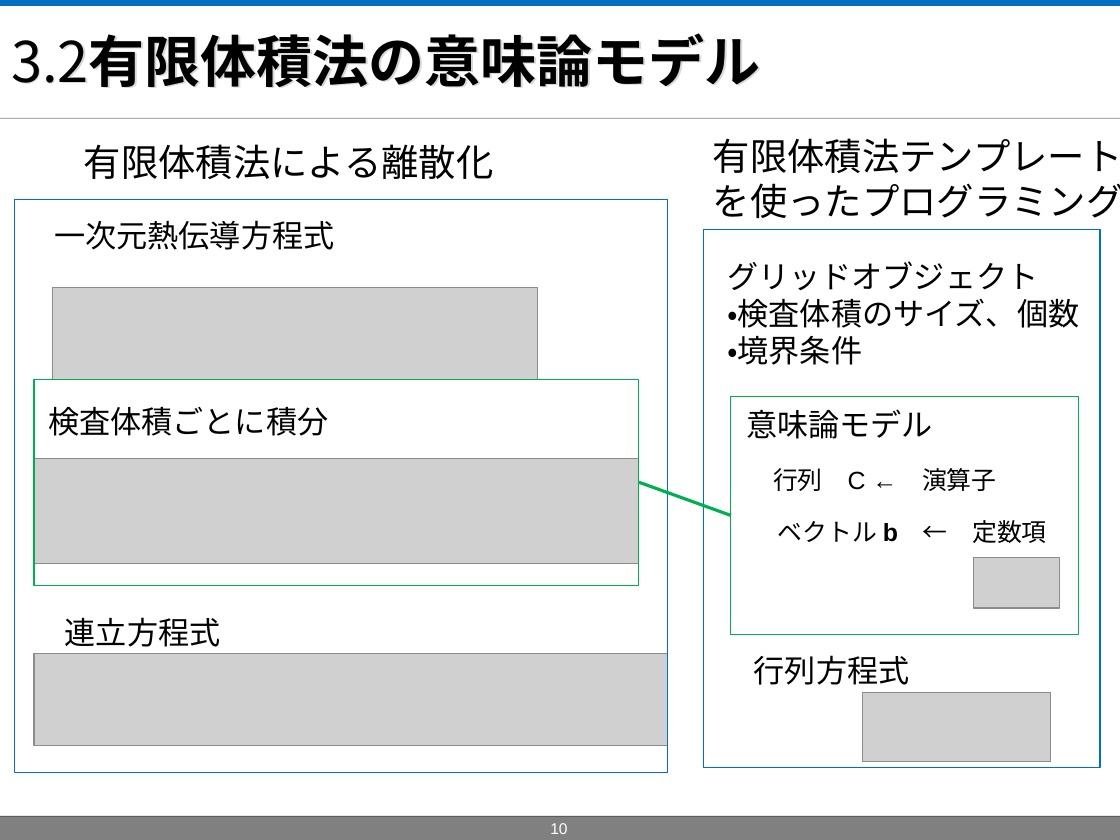
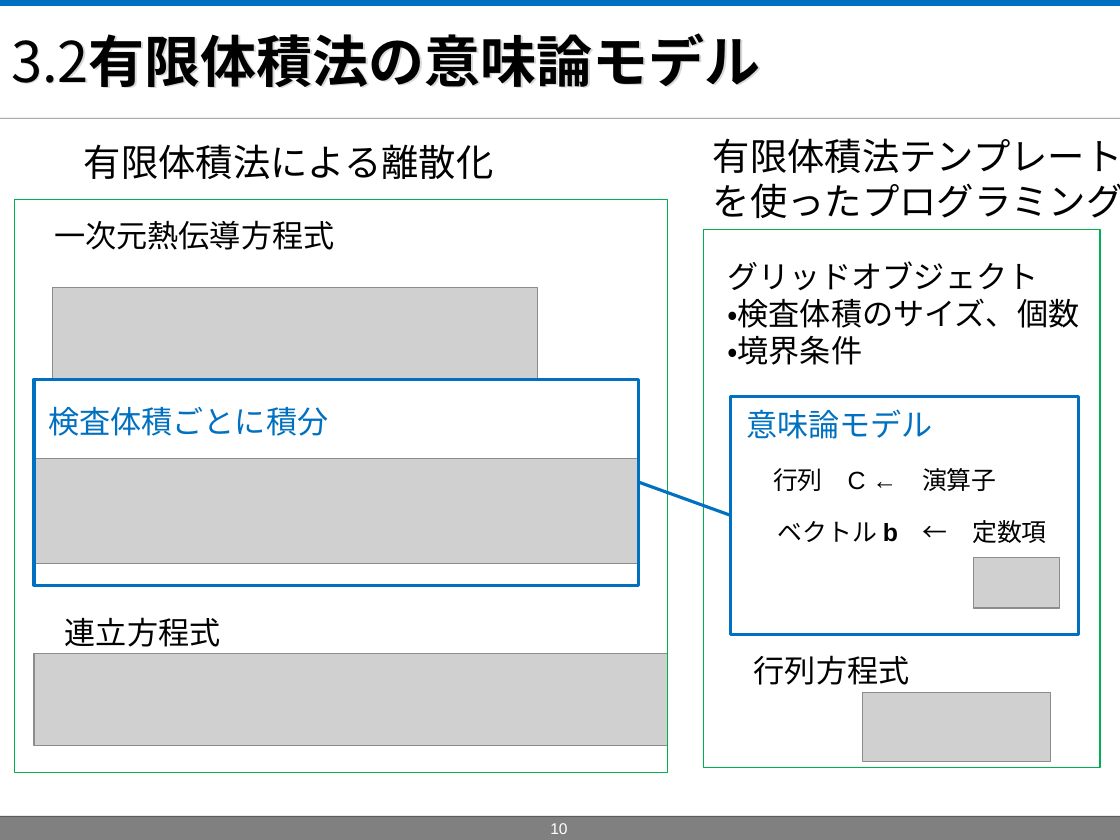
Before and after one commit to masa-ito/ProtoToPoisson, a slide deck: slide 10 of doc/第57回プログラミング・シンポジウム/presentationAtJaxaOn10Dec2015/ProtoFVM_PresentationAtJaxaOn10Dec2015.ppt. Drawn at 1120x840 pixels with LibreOffice and Linux fonts; fonts in the diff are those of the drawing; grey boxes stand for pictures; background and template pictures are left out. Boxes give left, top, right and bottom in pixels: in the first picture for what was removed or moved away, otherwise in the second. Text is boxed around its words. In the diff, an @@ line names an element or a change of style, - is before the commit and + after.

```diff
--- a/doc/第57回プログラミング・シンポジウム/presentationAtJaxaOn10Dec2015/ProtoFVM_PresentationAtJaxaOn10Dec2015.ppt
+++ b/doc/第57回プログラミング・シンポジウム/presentationAtJaxaOn10Dec2015/ProtoFVM_PresentationAtJaxaOn10Dec2015.ppt
@@ rectangle: place and size @@
-rectangle at <box>34,380,638,586</box>
+rectangle at <box>15,199,669,773</box>
@@ rectangle: place and size @@
-rectangle at <box>731,396,1079,635</box>
+rectangle at <box>703,230,1100,767</box>
@@ rectangle: place and size @@
-rectangle at <box>15,199,669,773</box>
+rectangle at <box>34,380,638,586</box>
@@ rectangle at <box>34,380,638,586</box>: outline #0070C0 0.74 pt to #0070C0 2.01 pt @@
@@ text "検査体積ごとに積分" at <box>48,407,328,436</box>: text colour #000000 to #0070C0 @@
@@ rectangle at <box>731,396,1079,635</box>: outline #0070C0 0.74 pt to #0070C0 2.01 pt @@
@@ rectangle: place and size @@
-rectangle at <box>703,230,1100,767</box>
+rectangle at <box>731,396,1079,635</box>
@@ text "意味論モデル" at <box>746,409,933,439</box>: text colour #000000 to #0070C0 @@
@@ line (638, 483) - (731, 515): stroke #00B050 2.01 pt to #0070C0 2.01 pt @@
```
Also in this commit, not shown: 4 other slides changed.
